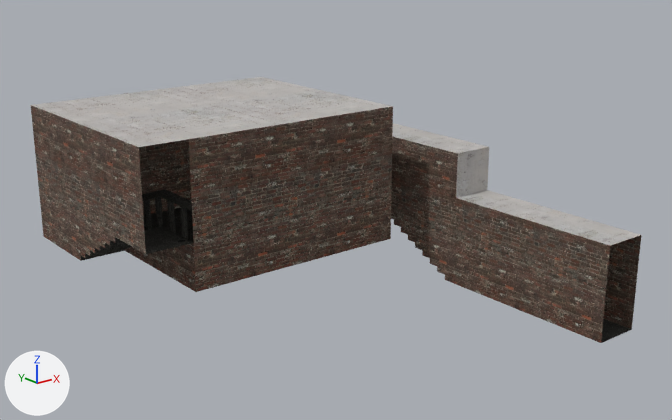
An edit to the Blender file art/map3.blend, drawn before and after from the same camera.
The view is the same before and after, from a 50 mm camera at (-7.28, -15.65, 3.84) aimed at (4.28, -1.2, -1.94). The axes (+X, +Y, +Z) are drawn at lower left. The lights are the same throughout.

Names of what the first picture shows: 'map3'.
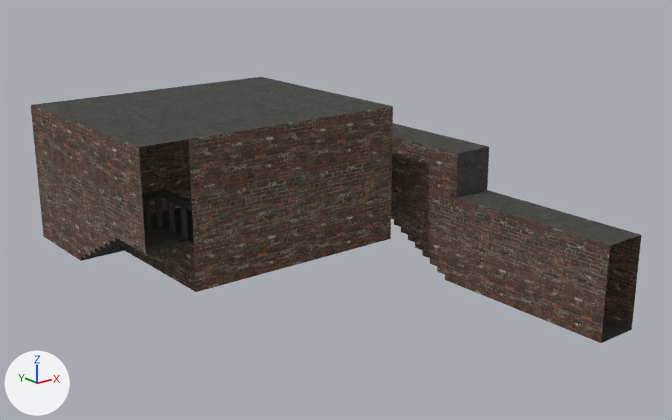
The change, as a list of edits to the scene's bpy script:
```text
Change me_map3:
    where me_map3.from_pydata(...)  # 275 vertices, 151 faces; spans x 0.0..8.0, y -6.0..4.0, z -4.0..0.0
    used by ob_map3; location = (0.0, 0.0, 0.0)
    me_map3 part 1: all 15 faces that had it switch from mat_celing (picture img_white_jpg) to mat_floor (picture img_concretefloor_jpg)
```

Changed parts and their boxes [x1, y1, x2, y2] in the pictures (672 x 420 px):
part 1 of me_map3, recoloured: [32, 77, 640, 246] in both
